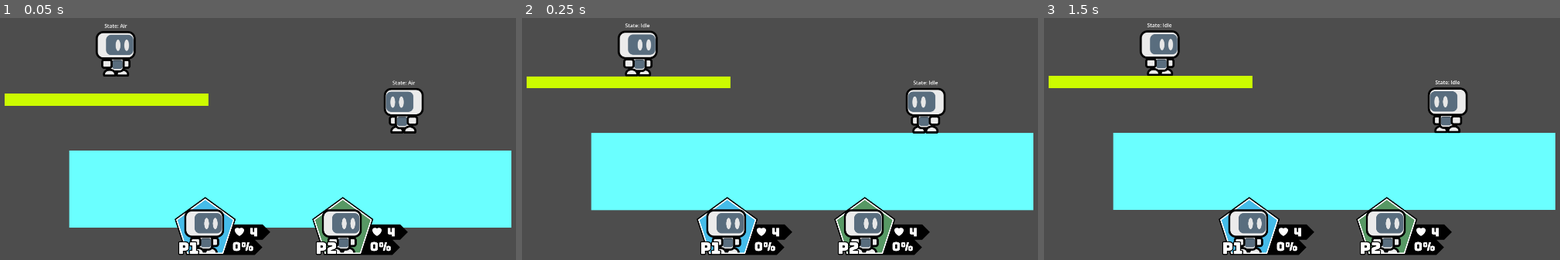
Above: before the commit, frames 1-3 (left to right).
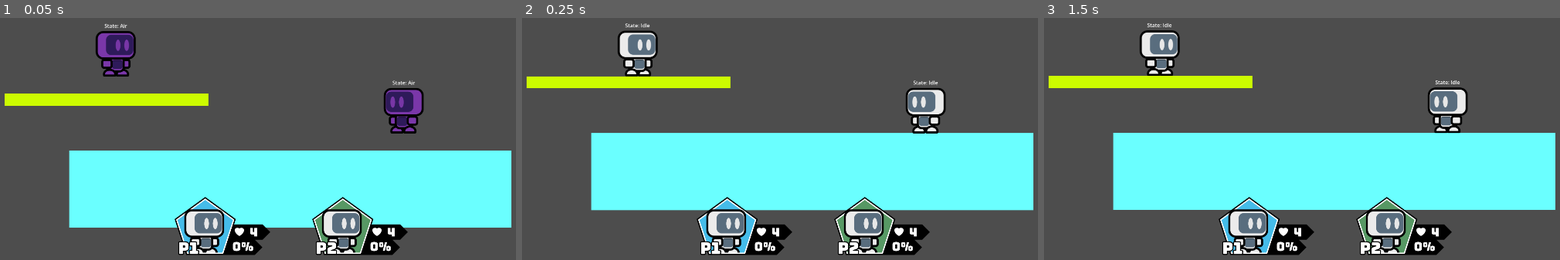
Above: after the commit, the same moments.

Repository: AcroPR/HyperStrikeDudes2D
Game: Godot game, scene res://src/stages/0base/stage.tscn
The game is run twice, just before and just after one commit, with the same random seed, the same clock (stepped at 60 frames per second) and the same inputs.
Inputs (mouse positions are in pixels of both pictures, inside the frame that each line leads up to):
- Up to frame 1 (0.05 s): no input
- Up to frame 2 (0.25 s): no input
- Up to frame 3 (1.5 s): tap Enter at 0.5 s; move the mouse to (1472, 80) at 0.52 s; click (1472, 80) at 0.67 s; tap Space at 1.25 s; move the mouse to (1209, 117) at 1.27 s; click (1209, 117) at 1.42 s

The runs differ from the first frame. In frame 1, 1.8% of the frame differs, in the area x 18-82%, y 6-47%; in frame 2, nothing differs; in frame 3, nothing differs.

Commit message:
feat: added animations

Diff:
--- a/src/fighters/0base/fighter.tscn
+++ b/src/fighters/0base/fighter.tscn
@@ -33,6 +33,52 @@
 [sub_resource type="ViewportTexture" id="ViewportTexture_xp0b5"]
 viewport_path = NodePath("../SubViewportContainer/SubViewport")
 
+[sub_resource type="Animation" id="Animation_cydth"]
+resource_name = "AirDodge"
+length = 1.3333367362055928
+tracks/0/type = "value"
+tracks/0/imported = false
+tracks/0/enabled = true
+tracks/0/path = NodePath("SubViewportContainer/SubViewport/OffScreenCamera2D/Model/Sprite2D:modulate")
+tracks/0/interp = 1
+tracks/0/loop_wrap = true
+tracks/0/keys = {
+"times": PackedFloat32Array(0, 1.3333367),
+"transitions": PackedFloat32Array(1, 1),
+"update": 0,
+"values": [Color(1, 0.18823528, 1, 1), Color(1, 1, 1, 1)]
+}
+
+[sub_resource type="Animation" id="Animation_3pcfa"]
+resource_name = "AirDown"
+tracks/0/type = "value"
+tracks/0/imported = false
+tracks/0/enabled = true
+tracks/0/path = NodePath("SubViewportContainer/SubViewport/OffScreenCamera2D/Model/Sprite2D:modulate")
+tracks/0/interp = 1
+tracks/0/loop_wrap = true
+tracks/0/keys = {
+"times": PackedFloat32Array(0),
+"transitions": PackedFloat32Array(1),
+"update": 0,
+"values": [Color(0.5176471, 0.23529412, 0.7176471, 1)]
+}
+
+[sub_resource type="Animation" id="Animation_6ujmc"]
+resource_name = "AirUp"
+tracks/0/type = "value"
+tracks/0/imported = false
+tracks/0/enabled = true
+tracks/0/path = NodePath("SubViewportContainer/SubViewport/OffScreenCamera2D/Model/Sprite2D:modulate")
+tracks/0/interp = 1
+tracks/0/loop_wrap = true
+tracks/0/keys = {
+"times": PackedFloat32Array(0),
+"transitions": PackedFloat32Array(1),
+"update": 0,
+"values": [Color(0.99215686, 0.39215687, 0.21568628, 1)]
+}
+
 [sub_resource type="Animation" id="Animation_xp0b5"]
 resource_name = "AttackN"
 length = 0.4000033541951328
@@ -49,6 +95,51 @@
 "values": [Color(1, 0, 0, 1), Color(1, 1, 1, 1)]
 }
 
+[sub_resource type="Animation" id="Animation_2g6j0"]
+resource_name = "Block"
+tracks/0/type = "value"
+tracks/0/imported = false
+tracks/0/enabled = true
+tracks/0/path = NodePath("SubViewportContainer/SubViewport/OffScreenCamera2D/Model/Sprite2D:modulate")
+tracks/0/interp = 1
+tracks/0/loop_wrap = true
+tracks/0/keys = {
+"times": PackedFloat32Array(0),
+"transitions": PackedFloat32Array(1),
+"update": 0,
+"values": [Color(0, 0.1882353, 1, 1)]
+}
+
+[sub_resource type="Animation" id="Animation_r8ufq"]
+resource_name = "Crouch"
+tracks/0/type = "value"
+tracks/0/imported = false
+tracks/0/enabled = true
+tracks/0/path = NodePath("SubViewportContainer/SubViewport/OffScreenCamera2D/Model/Sprite2D:modulate")
+tracks/0/interp = 1
+tracks/0/loop_wrap = true
+tracks/0/keys = {
+"times": PackedFloat32Array(0),
+"transitions": PackedFloat32Array(1),
+"update": 0,
+"values": [Color(0.23805377, 0.4533707, 0.32377195, 1)]
+}
+
+[sub_resource type="Animation" id="Animation_2ny5l"]
+resource_name = "Dash"
+tracks/0/type = "value"
+tracks/0/imported = false
+tracks/0/enabled = true
+tracks/0/path = NodePath("SubViewportContainer/SubViewport/OffScreenCamera2D/Model/Sprite2D:modulate")
+tracks/0/interp = 1
+tracks/0/loop_wrap = true
+tracks/0/keys = {
+"times": PackedFloat32Array(0),
+"transitions": PackedFloat32Array(1),
+"update": 0,
+"values": [Color(0.13725491, 1, 0.4627451, 1)]
+}
+
 [sub_resource type="Animation" id="Animation_3f8t4"]
 resource_name = "Idle"
 tracks/0/type = "value"
@@ -64,6 +155,36 @@
 "values": [Color(1, 1, 1, 1)]
 }
 
+[sub_resource type="Animation" id="Animation_1ygvp"]
+resource_name = "JumpSquat"
+tracks/0/type = "value"
+tracks/0/imported = false
+tracks/0/enabled = true
+tracks/0/path = NodePath("SubViewportContainer/SubViewport/OffScreenCamera2D/Model/Sprite2D:modulate")
+tracks/0/interp = 1
+tracks/0/loop_wrap = true
+tracks/0/keys = {
+"times": PackedFloat32Array(0),
+"transitions": PackedFloat32Array(1),
+"update": 0,
+"values": [Color(0.994031, 0.39214572, 0.66209334, 1)]
+}
+
+[sub_resource type="Animation" id="Animation_sdgya"]
+resource_name = "Ledge"
+tracks/0/type = "value"
+tracks/0/imported = false
+tracks/0/enabled = true
+tracks/0/path = NodePath("SubViewportContainer/SubViewport/OffScreenCamera2D/Model/Sprite2D:modulate")
+tracks/0/interp = 1
+tracks/0/loop_wrap = true
+tracks/0/keys = {
+"times": PackedFloat32Array(0),
+"transitions": PackedFloat32Array(1),
+"update": 0,
+"values": [Color(0.9602526, 0.4935407, 0, 1)]
+}
+
 [sub_resource type="Animation" id="Animation_oluc5"]
 length = 0.001
 tracks/0/type = "value"
@@ -79,11 +200,67 @@
 "values": [Color(1, 1, 1, 1)]
 }
 
+[sub_resource type="Animation" id="Animation_ag4hq"]
+resource_name = "Roll"
+tracks/0/type = "value"
+tracks/0/imported = false
+tracks/0/enabled = true
+tracks/0/path = NodePath("SubViewportContainer/SubViewport/OffScreenCamera2D/Model/Sprite2D:modulate")
+tracks/0/interp = 1
+tracks/0/loop_wrap = true
+tracks/0/keys = {
+"times": PackedFloat32Array(0, 1),
+"transitions": PackedFloat32Array(1, 1),
+"update": 0,
+"values": [Color(1, 0.1882353, 1, 1), Color(1, 1, 1, 1)]
+}
+
+[sub_resource type="Animation" id="Animation_t3dxh"]
+resource_name = "Run"
+tracks/0/type = "value"
+tracks/0/imported = false
+tracks/0/enabled = true
+tracks/0/path = NodePath("SubViewportContainer/SubViewport/OffScreenCamera2D/Model/Sprite2D:modulate")
+tracks/0/interp = 1
+tracks/0/loop_wrap = true
+tracks/0/keys = {
+"times": PackedFloat32Array(0),
+"transitions": PackedFloat32Array(1),
+"update": 0,
+"values": [Color(0.24705882, 0.6745098, 0.972549, 1)]
+}
+
+[sub_resource type="Animation" id="Animation_7gilf"]
+resource_name = "Walk"
+tracks/0/type = "value"
+tracks/0/imported = false
+tracks/0/enabled = true
+tracks/0/path = NodePath("SubViewportContainer/SubViewport/OffScreenCamera2D/Model/Sprite2D:modulate")
+tracks/0/interp = 1
+tracks/0/loop_wrap = true
+tracks/0/keys = {
+"times": PackedFloat32Array(0),
+"transitions": PackedFloat32Array(1),
+"update": 0,
+"values": [Color(1, 1, 0.4627451, 1)]
+}
+
 [sub_resource type="AnimationLibrary" id="AnimationLibrary_j1xik"]
 _data = {
+&"AirDodge": SubResource("Animation_cydth"),
+&"AirDown": SubResource("Animation_3pcfa"),
+&"AirUp": SubResource("Animation_6ujmc"),
 &"AttackN": SubResource("Animation_xp0b5"),
+&"Block": SubResource("Animation_2g6j0"),
+&"Crouch": SubResource("Animation_r8ufq"),
+&"Dash": SubResource("Animation_2ny5l"),
 &"Idle": SubResource("Animation_3f8t4"),
-&"RESET": SubResource("Animation_oluc5")
+&"JumpSquat": SubResource("Animation_1ygvp"),
+&"Ledge": SubResource("Animation_sdgya"),
+&"RESET": SubResource("Animation_oluc5"),
+&"Roll": SubResource("Animation_ag4hq"),
+&"Run": SubResource("Animation_t3dxh"),
+&"Walk": SubResource("Animation_7gilf")
 }
 
 [node name="Fighter" type="CharacterBody2D" unique_id=166561770 node_paths=PackedStringArray("stateMachine")]
@@ -224,10 +401,12 @@
 texture = ExtResource("2_oew5a")
 
 [node name="CollisionShape2D" type="CollisionShape2D" parent="." unique_id=1928045644]
+visible = false
 shape = SubResource("RectangleShape2D_s7spp")
 debug_color = Color(0.87058824, 0.3529412, 0, 0.41960785)
 
 [node name="ModelCollisions" type="Node2D" parent="." unique_id=1051216412]
+visible = false
 
 [node name="HitboxManager" type="Node2D" parent="ModelCollisions" unique_id=1893075805 node_paths=PackedStringArray("fighter")]
 script = ExtResource("19_xp0b5")
@@ -282,6 +461,7 @@
 libraries/ = SubResource("AnimationLibrary_j1xik")
 
 [node name="VisibleOnScreenNotifier2D" type="VisibleOnScreenNotifier2D" parent="." unique_id=543976378]
+visible = false
 rect = Rect2(-59, -70, 118, 140)
 
 [connection signal="area_entered" from="ModelCollisions/Hurtboxes/Hurtbox" to="." method="_on_hurtbox_area_entered"]
--- a/src/fighters/0base/scripts/off_screen_marker.gd
+++ b/src/fighters/0base/scripts/off_screen_marker.gd
@@ -6,8 +6,10 @@
 @export var onScreenOffset: Vector2 = Vector2(0.5, -5)
 
 @onready var sprite: Sprite2D = $Sprite2D
+@onready var spriteBG: Sprite2D = $SpriteBG
 
 func _ready() -> void:
+	spriteBG.visible = false
 	sprite.texture = parent.get_node("SubViewportContainer/SubViewport").get_texture()
 
 func _process(_delta: float) -> void:
@@ -23,9 +25,11 @@
 
 	if screenBounds.has_point(screenPosition):
 		sprite.visible = false
+		spriteBG.visible = false
 		return
 
 	sprite.visible = true
+	spriteBG.visible = true
 
 	# Clamp the player's screen position to the screen boundaries.
 	var clampedScreenPosition = Vector2(
--- a/src/fighters/0base/states/air_movement/state_air.gd
+++ b/src/fighters/0base/states/air_movement/state_air.gd
@@ -10,6 +10,10 @@
 	super()
 	frames = 0
 	check_jump = false
+
+func _get_animation():
+	if parent.velocity.y > 0: parent.animationPlayer.play("AirDown")
+	else: parent.animationPlayer.play("AirUp")
 
 func _get_x_dir() -> int:
 	var moveDir = [inputComponent._pressed("move_left"),inputComponent._pressed("move_right")]
@@ -55,6 +59,8 @@
 
 	parent.move_and_slide()
 
+	_get_animation()
+
 	if inputComponent._pressed("move_down"):
 		parent.set_collision_mask_value(3,false)
 	else:
--- a/src/fighters/0base/states/air_movement/state_ledge.gd
+++ b/src/fighters/0base/states/air_movement/state_ledge.gd
@@ -9,6 +9,7 @@
 
 func enter() -> void:
 	super()
+	parent.animationPlayer.play("Ledge")
 	frames = 0
 	check_jump = false
 
--- a/src/fighters/0base/states/defensive_options/state_air_dodge.gd
+++ b/src/fighters/0base/states/defensive_options/state_air_dodge.gd
@@ -8,6 +8,7 @@
 
 func enter() -> void:
 	super()
+	parent.animationPlayer.play("AirDodge")
 	frames = 0
 
 func _get_x_dir() -> int:
--- a/src/fighters/0base/states/defensive_options/state_block.gd
+++ b/src/fighters/0base/states/defensive_options/state_block.gd
@@ -9,6 +9,7 @@
 
 func enter() -> void:
 	super()
+	parent.animationPlayer.play("Block")
 
 func process_physics(delta: float) -> State:
 	parent.velocity.y += parent._get_velocity(parent.weight) * delta
--- a/src/fighters/0base/states/defensive_options/state_roll.gd
+++ b/src/fighters/0base/states/defensive_options/state_roll.gd
@@ -18,6 +18,7 @@
 	moveDir = [!inputComponent._pressed("move_left"),!inputComponent._pressed("move_right")]
 	parent._set_face_with_move_dir(moveDir)
 	_roll_start_up()
+	parent.animationPlayer.play("Roll")
 
 func process_physics(delta: float) -> State:
 	parent.velocity.y += parent._get_velocity(parent.weight) * delta
--- a/src/fighters/0base/states/ground_movement/state_crouch.gd
+++ b/src/fighters/0base/states/ground_movement/state_crouch.gd
@@ -13,6 +13,7 @@
 	super()
 	parent.airJumpCount = 0
 	parent.ledgeGrabCount = 0
+	parent.animationPlayer.play("Crouch")
 
 func process_physics(delta: float) -> State:
 	parent.velocity.y += parent._get_velocity(parent.weight) * delta
--- a/src/fighters/0base/states/ground_movement/state_dash.gd
+++ b/src/fighters/0base/states/ground_movement/state_dash.gd
@@ -16,6 +16,7 @@
 	super()
 	moveDir = [inputComponent._pressed("move_left"),inputComponent._pressed("move_right")]
 	parent._set_face_with_move_dir(moveDir)
+	parent.animationPlayer.play("Dash")
 	frames = 0
 
 func process_frame(_delta: float) -> State:
--- a/src/fighters/0base/states/ground_movement/state_idle.gd
+++ b/src/fighters/0base/states/ground_movement/state_idle.gd
@@ -46,7 +46,7 @@
 	if inputComponent._get_strength("move_down") >= parent.RUN_THRESHOLD:
 		parent.set_collision_mask_value(3,false)
 
-	if inputComponent._just_pressed("move_down"):
+	if inputComponent._pressed("move_down"):
 		return crouchState
 
 	if !parent.is_on_floor():
--- a/src/fighters/0base/states/ground_movement/state_jumpsquat.gd
+++ b/src/fighters/0base/states/ground_movement/state_jumpsquat.gd
@@ -6,6 +6,7 @@
 func enter() -> void:
 	super()
 	frames = 0
+	parent.animationPlayer.play("JumpSquat")
 
 func process_frame(_delta: float) -> State:
 	frames+=1
--- a/src/fighters/0base/states/ground_movement/state_landing.gd
+++ b/src/fighters/0base/states/ground_movement/state_landing.gd
@@ -9,6 +9,7 @@
 	parent.airJumpCount = 0
 	parent.ledgeGrabCount = 0
 	parent.isFastFalling = false
+	parent.animationPlayer.play("JumpSquat")
 
 func process_frame(_delta: float) -> State:
 	parent.landingFrames -= 1
--- a/src/fighters/0base/states/ground_movement/state_run.gd
+++ b/src/fighters/0base/states/ground_movement/state_run.gd
@@ -15,6 +15,7 @@
 	super()
 	moveDir = [inputComponent._pressed("move_left"),inputComponent._pressed("move_right")]
 	parent._set_face_with_move_dir(moveDir)
+	parent.animationPlayer.play("Run")
 
 func process_physics(delta: float) -> State:
 
--- a/src/fighters/0base/states/ground_movement/state_walk.gd
+++ b/src/fighters/0base/states/ground_movement/state_walk.gd
@@ -16,6 +16,7 @@
 	super()
 	moveDir = [inputComponent._pressed("move_left"),inputComponent._pressed("move_right")]
 	parent._set_face_with_move_dir(moveDir)
+	parent.animationPlayer.play("Walk")
 
 func _input_dash() -> bool:
 	if inputComponent._pressed("walk"):
